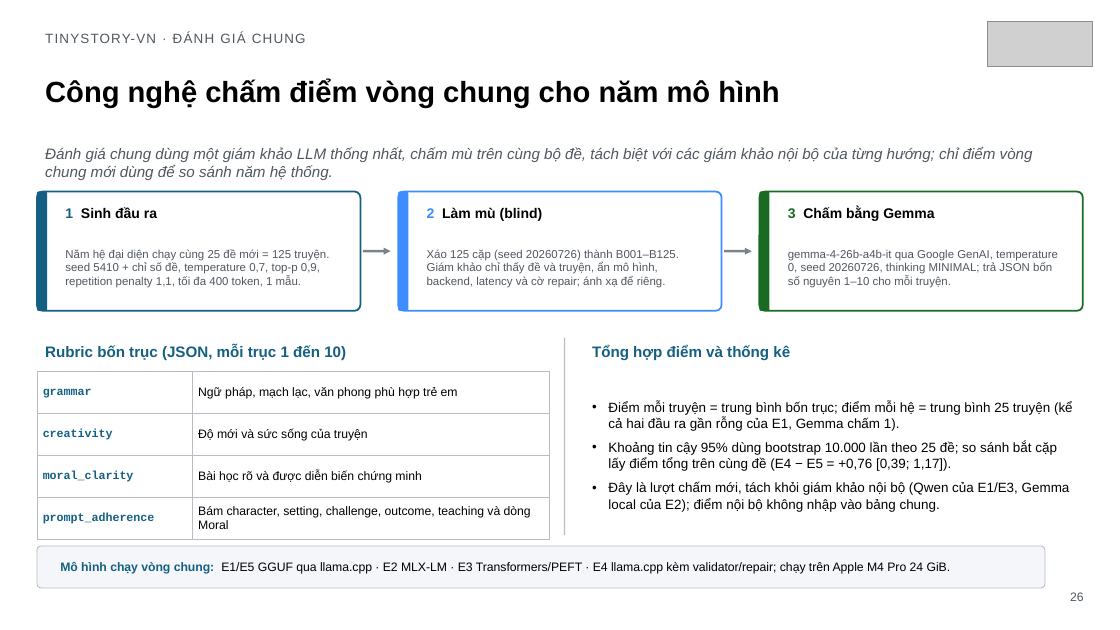
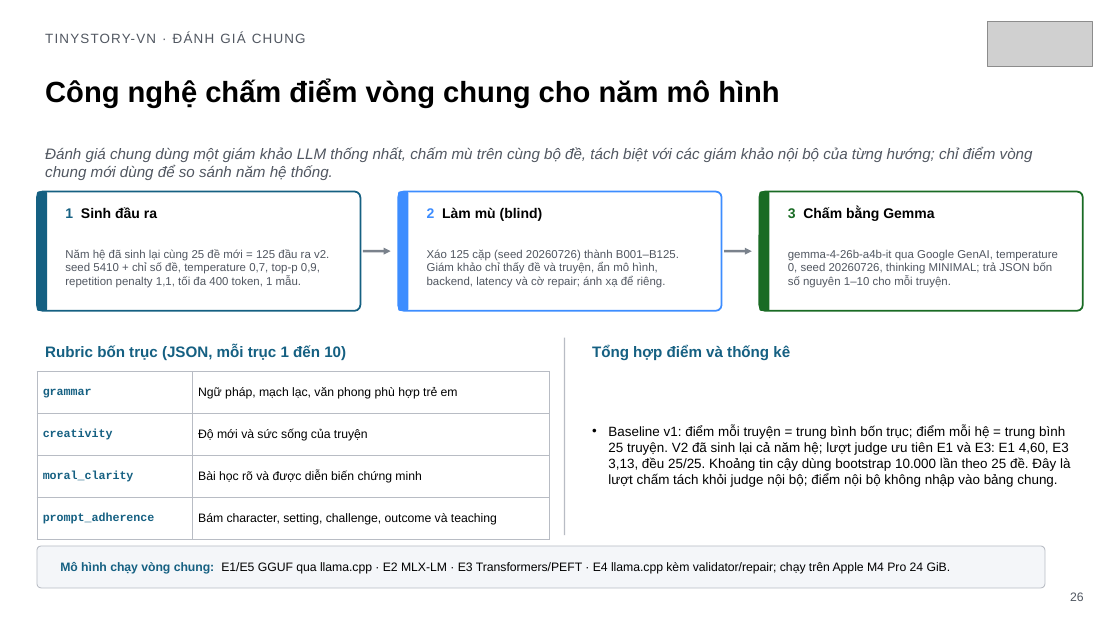
Before and after one commit to tungd/tinystory-vn, a slide deck: slide 26 of output/presentation/tinystory-vn-summary.pptx. Drawn at 1120x630 pixels with LibreOffice and Linux fonts; fonts in the diff are those of the drawing; grey boxes stand for pictures. Boxes give left, top, right and bottom in pixels: in the first picture for what was removed or moved away, otherwise in the second. Text is boxed around its words. In the diff, an @@ line names an element or a change of style, - is before the commit and + after.

```diff
--- a/output/presentation/tinystory-vn-summary.pptx
+++ b/output/presentation/tinystory-vn-summary.pptx
@@ text at [65,249,329,288]: text changed @@
-Năm hệ đại diện chạy cùng 25 đề mới = 125 truyện. seed 5410 + chỉ số đề, temperature 0,7, top-p 0,9, repetition penalty 1,1, tối đa 400 token, 1 mẫu.
+Năm hệ đã sinh lại cùng 25 đề mới = 125 đầu ra v2. seed 5410 + chỉ số đề, temperature 0,7, top-p 0,9, repetition penalty 1,1, tối đa 400 token, 1 mẫu.
@@ table at [37,371,549,529] @@
-row 4, column 2: Bám character, setting, challenge, outcome, teaching và dòng Moral
+row 4, column 2: Bám character, setting, challenge, outcome và teaching
@@ text at [608,425,1070,487]: text changed @@
-• Điểm mỗi truyện = trung bình bốn trục; điểm mỗi hệ = trung bình 25 truyện (kể cả hai đầu ra gần rỗng của E1, Gemma chấm 1).
-• Khoảng tin cậy 95% dùng bootstrap 10.000 lần theo 25 đề; so sánh bắt cặp lấy điểm tổng trên cùng đề (E4 − E5 = +0,76 [0,39; 1,17]).
-• Đây là lượt chấm mới, tách khỏi giám khảo nội bộ (Qwen của E1/E3, Gemma local của E2); điểm nội bộ không nhập vào bảng chung.
+• Baseline v1: điểm mỗi truyện = trung bình bốn trục; điểm mỗi hệ = trung bình 25 truyện. V2 đã sinh lại cả năm hệ; lượt judge ưu tiên E1 và E3: E1 4,60, E3 3,13, đều 25/25. Khoảng tin cậy dùng bootstrap 10.000 lần theo 25 đề. Đây là lượt chấm tách khỏi judge nội bộ; điểm nội bộ không nhập vào bảng chung.
```
Also in this commit, not shown: 4 other slides changed, 52 other files.
